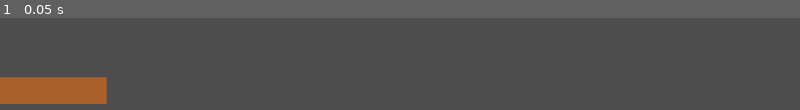
Above: before the commit, frame 1.
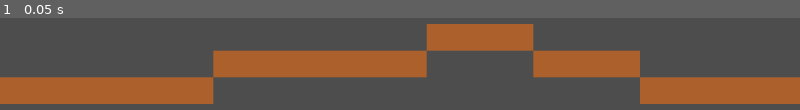
Above: after the commit, the same moment.

Repository: TechPowerAwaits/calgaryhacks-2025
Game: Godot game, scene res://level_1.tscn
The game is run twice, just before and just after one commit, with the same random seed, the same clock (stepped at 60 frames per second) and the same inputs.
Inputs:
- Up to frame 1 (0.05 s): no input

The runs differ from the first frame. In frame 1, 26% of the frame differs, in the area x 13-100%, y 6-94%.

Commit message:
level 1 ground

Diff:
--- a/level_1.tscn
+++ b/level_1.tscn
@@ -1,17 +1,95 @@
 [gd_scene load_steps=2 format=3 uid="uid://b4cii6ga037e5"]
 
-[ext_resource type="PackedScene" uid="uid://br0ccxcn4nld5" path="res://world objects/BaseTile.tscn" id="1_33vjh"]
+[ext_resource type="PackedScene" uid="uid://br0ccxcn4nld5" path="res://world objects/BaseTile.tscn" id="1_5xs27"]
 
 [node name="Level1" type="Node2D"]
 
-[node name="BaseTile" parent="." instance=ExtResource("1_33vjh")]
+[node name="BaseTile" parent="." instance=ExtResource("1_5xs27")]
 position = Vector2(16, 464)
 
-[node name="BaseTile2" parent="." instance=ExtResource("1_33vjh")]
+[node name="BaseTile2" parent="." instance=ExtResource("1_5xs27")]
 position = Vector2(48, 464)
 
-[node name="BaseTile3" parent="." instance=ExtResource("1_33vjh")]
+[node name="BaseTile3" parent="." instance=ExtResource("1_5xs27")]
 position = Vector2(80, 464)
 
-[node name="BaseTile4" parent="." instance=ExtResource("1_33vjh")]
+[node name="BaseTile4" parent="." instance=ExtResource("1_5xs27")]
 position = Vector2(112, 464)
+
+[node name="BaseTile5" parent="." instance=ExtResource("1_5xs27")]
+position = Vector2(144, 464)
+
+[node name="BaseTile6" parent="." instance=ExtResource("1_5xs27")]
+position = Vector2(176, 464)
+
+[node name="BaseTile7" parent="." instance=ExtResource("1_5xs27")]
+position = Vector2(208, 464)
+
+[node name="BaseTile8" parent="." instance=ExtResource("1_5xs27")]
+position = Vector2(240, 464)
+
+[node name="BaseTile9" parent="." instance=ExtResource("1_5xs27")]
+position = Vector2(272, 432)
+
+[node name="BaseTile10" parent="." instance=ExtResource("1_5xs27")]
+position = Vector2(304, 432)
+
+[node name="BaseTile11" parent="." instance=ExtResource("1_5xs27")]
+position = Vector2(336, 432)
+
+[node name="BaseTile12" parent="." instance=ExtResource("1_5xs27")]
+position = Vector2(368, 432)
+
+[node name="BaseTile13" parent="." instance=ExtResource("1_5xs27")]
+position = Vector2(400, 432)
+
+[node name="BaseTile14" parent="." instance=ExtResource("1_5xs27")]
+position = Vector2(432, 432)
+
+[node name="BaseTile15" parent="." instance=ExtResource("1_5xs27")]
+position = Vector2(464, 432)
+
+[node name="BaseTile16" parent="." instance=ExtResource("1_5xs27")]
+position = Vector2(496, 432)
+
+[node name="BaseTile17" parent="." instance=ExtResource("1_5xs27")]
+position = Vector2(528, 400)
+
+[node name="BaseTile18" parent="." instance=ExtResource("1_5xs27")]
+position = Vector2(560, 400)
+
+[node name="BaseTile19" parent="." instance=ExtResource("1_5xs27")]
+position = Vector2(592, 400)
+
+[node name="BaseTile20" parent="." instance=ExtResource("1_5xs27")]
+position = Vector2(624, 400)
+
+[node name="BaseTile21" parent="." instance=ExtResource("1_5xs27")]
+position = Vector2(656, 432)
+
+[node name="BaseTile22" parent="." instance=ExtResource("1_5xs27")]
+position = Vector2(688, 432)
+
+[node name="BaseTile23" parent="." instance=ExtResource("1_5xs27")]
+position = Vector2(720, 432)
+
+[node name="BaseTile24" parent="." instance=ExtResource("1_5xs27")]
+position = Vector2(752, 432)
+
+[node name="BaseTile25" parent="." instance=ExtResource("1_5xs27")]
+position = Vector2(784, 464)
+
+[node name="BaseTile26" parent="." instance=ExtResource("1_5xs27")]
+position = Vector2(816, 464)
+
+[node name="BaseTile27" parent="." instance=ExtResource("1_5xs27")]
+position = Vector2(848, 464)
+
+[node name="BaseTile28" parent="." instance=ExtResource("1_5xs27")]
+position = Vector2(880, 464)
+
+[node name="BaseTile29" parent="." instance=ExtResource("1_5xs27")]
+position = Vector2(912, 464)
+
+[node name="BaseTile30" parent="." instance=ExtResource("1_5xs27")]
+position = Vector2(944, 464)
--- a/project.godot
+++ b/project.godot
@@ -11,7 +11,7 @@
 [application]
 
 config/name="calgaryhacks-2025"
-run/main_scene="res://level_1.tscn"
+run/main_scene="res://Level_1.tscn"
 config/features=PackedStringArray("4.3", "GL Compatibility")
 config/icon="res://icon.svg"
 
